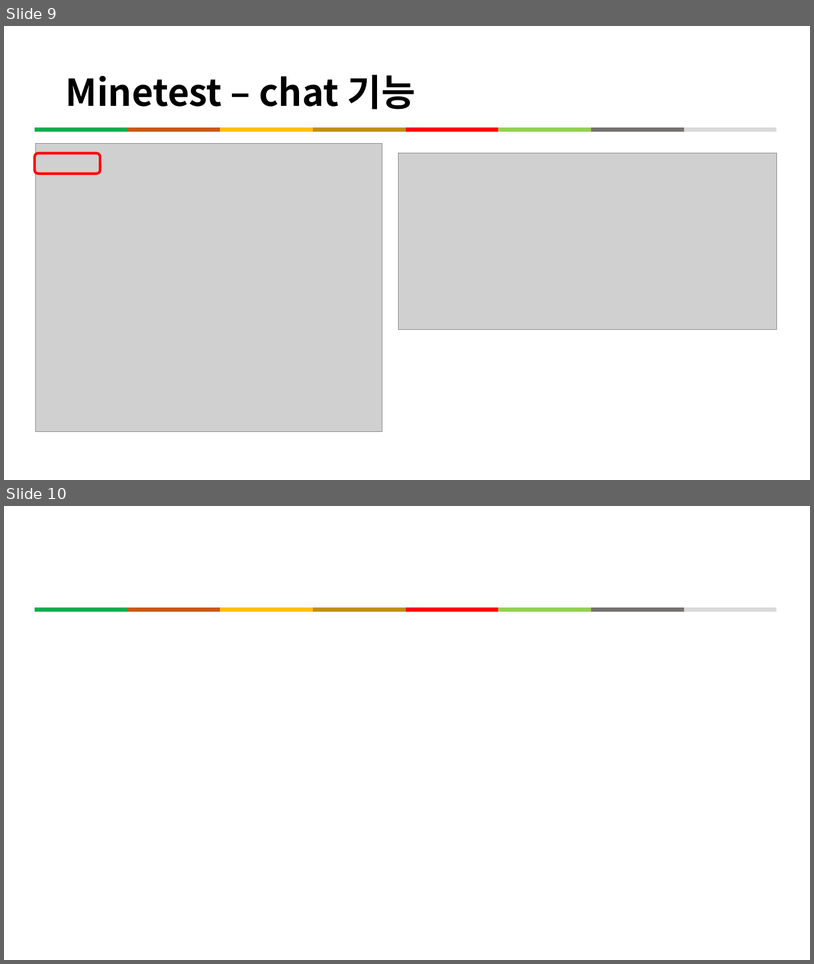
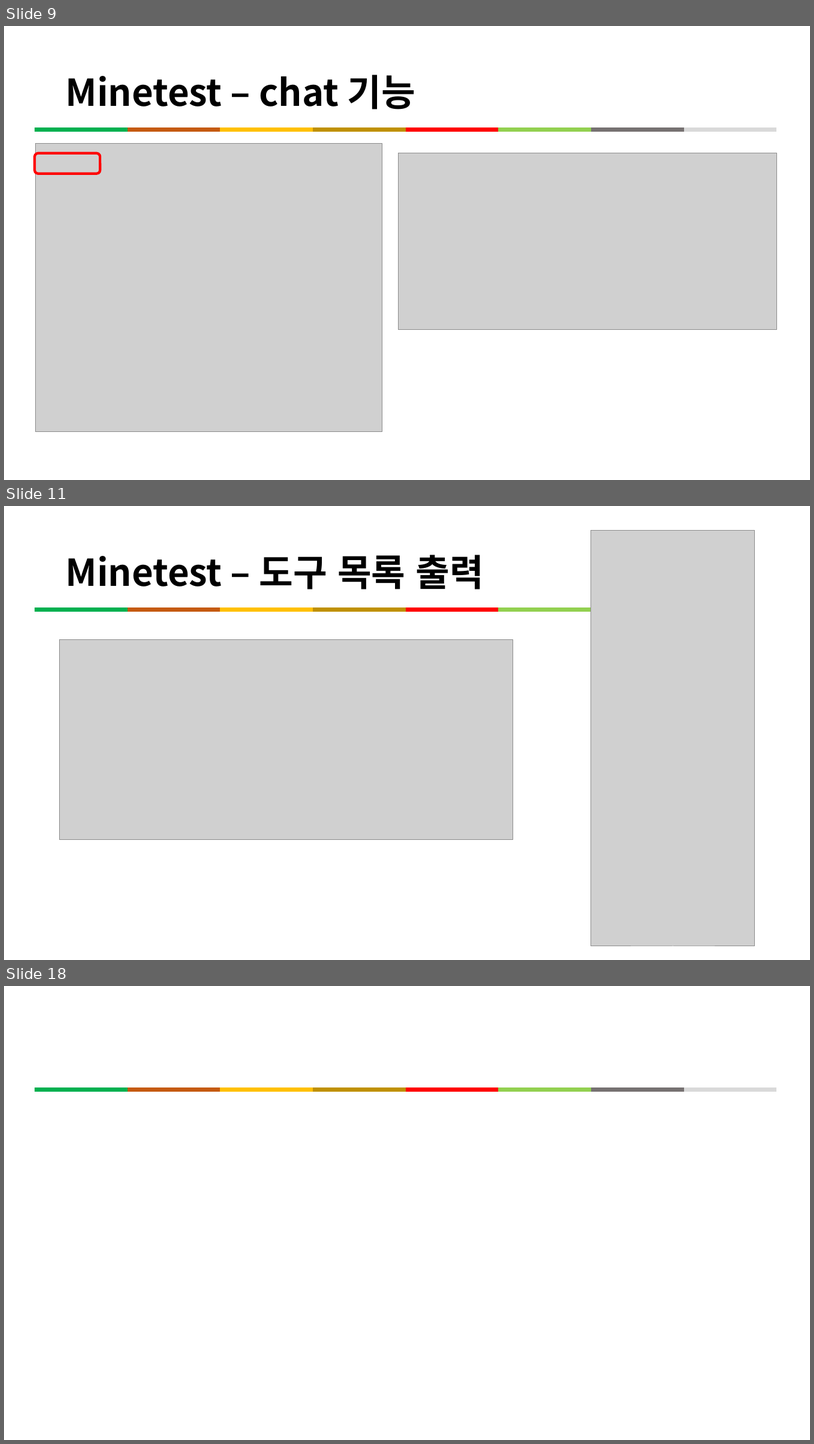
Before and after one commit to kig2929kig/minetest, a slide deck: Minetest와 함께하는 프로그래밍 입문.pptx. Shown one above the other, each under a label of ours: slides 9 and 10 before the commit, slides 9, 11 and 18 after it; the slides between them are not shown. The pictures are 814x964 and 814x1444 pixels, drawn with LibreOffice and Linux fonts; fonts in the diff are those of the drawing; grey boxes stand for pictures. Boxes give left, top, right and bottom in pixels: in the first picture for what was removed or moved away, otherwise in the second. Text is boxed around its words. In the diff, an @@ line names an element or a change of style, - is before the commit and + after.

```diff
--- a/Minetest와 함께하는 프로그래밍 입문.pptx
+++ b/Minetest와 함께하는 프로그래밍 입문.pptx
@@ slide 11 added at (4,506,810,960), background #FFFFFF @@
@@ picture added at (591,530,755,946) @@
@@ title added at (65,555,484,589), 44 pt, text #000000, bold @@
+Minetest – 도구 목록 출력
@@ line added from (35, 609) to (128, 609), #00B050 4.5 pt @@
@@ line added from (128, 609) to (221, 609), #C55A11 4.5 pt @@
@@ line added from (221, 609) to (313, 609), #FFC000 4.5 pt @@
@@ line added from (313, 609) to (405, 609), #BF9000 4.5 pt @@
@@ line added from (405, 609) to (499, 609), #FF0000 4.5 pt @@
@@ line added from (499, 609) to (591, 609), #92D050 4.5 pt @@
@@ line added from (591, 609) to (684, 609), #767171 4.5 pt @@
@@ picture added at (60,640,513,840) @@
@@ what was slide 10 is now slide 18 @@
```
Also in this commit, not shown: 15 other slides added.
